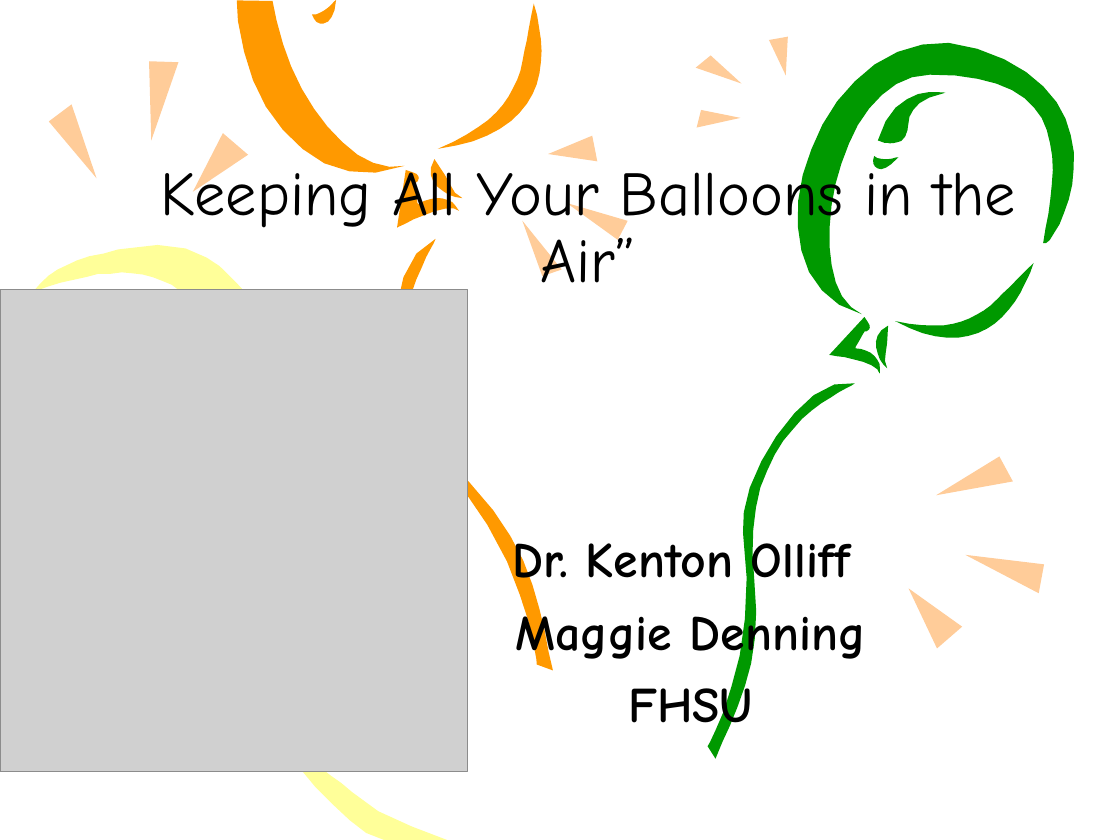
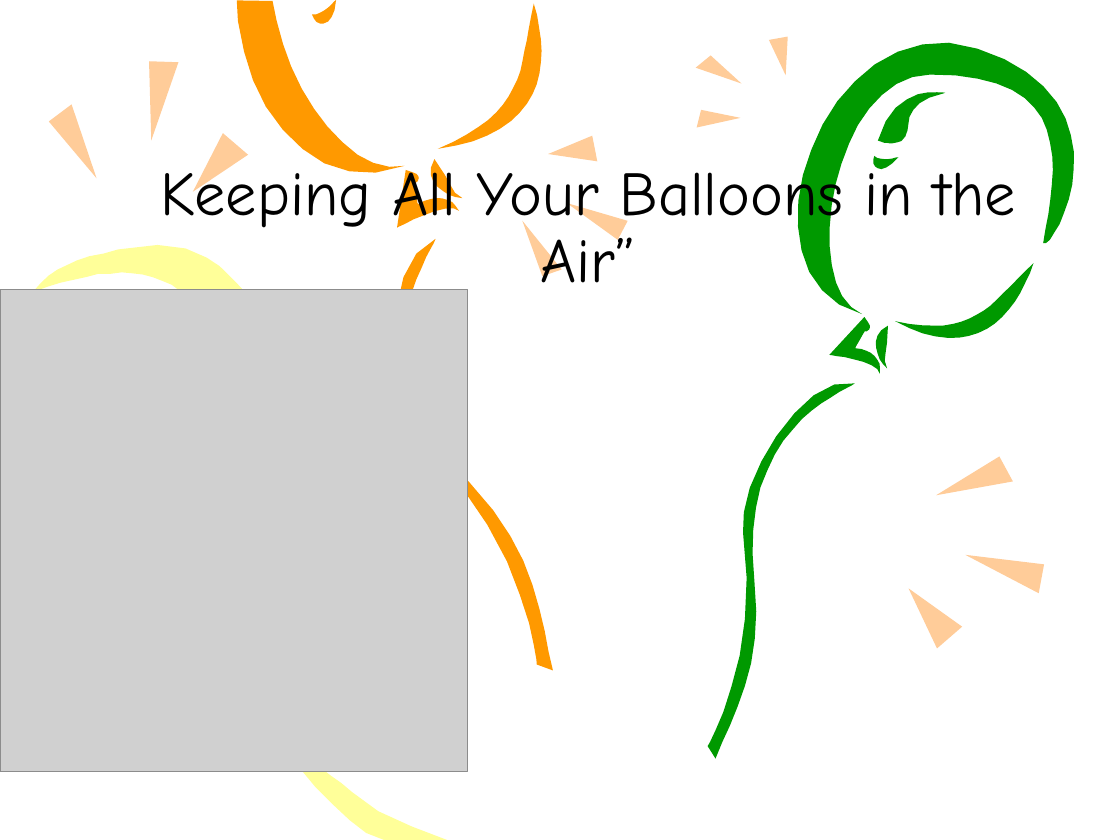
Before and after one commit to sangeethaN/springg, a slide deck: slide 1 of Keeping all your balloons in the air ksac2009.ppt. Drawn at 1120x840 pixels with LibreOffice and Linux fonts; fonts in the diff are those of the drawing; grey boxes stand for pictures. Boxes give left, top, right and bottom in pixels: in the first picture for what was removed or moved away, otherwise in the second. Text is boxed around its words. In the diff, an @@ line names an element or a change of style, - is before the commit and + after.

```diff
--- a/Keeping all your balloons in the air ksac2009.ppt
+++ b/Keeping all your balloons in the air ksac2009.ppt
@@ freeform shape at (661,361,855,760): outline redrawn @@
@@ subtitle removed at (513,534,866,738) @@
-Dr. Kenton Olliff
-Maggie Denning
-FHSU
```
Also in this commit, not shown: 13 other slides changed, 1 slide added, 5 slides removed.
